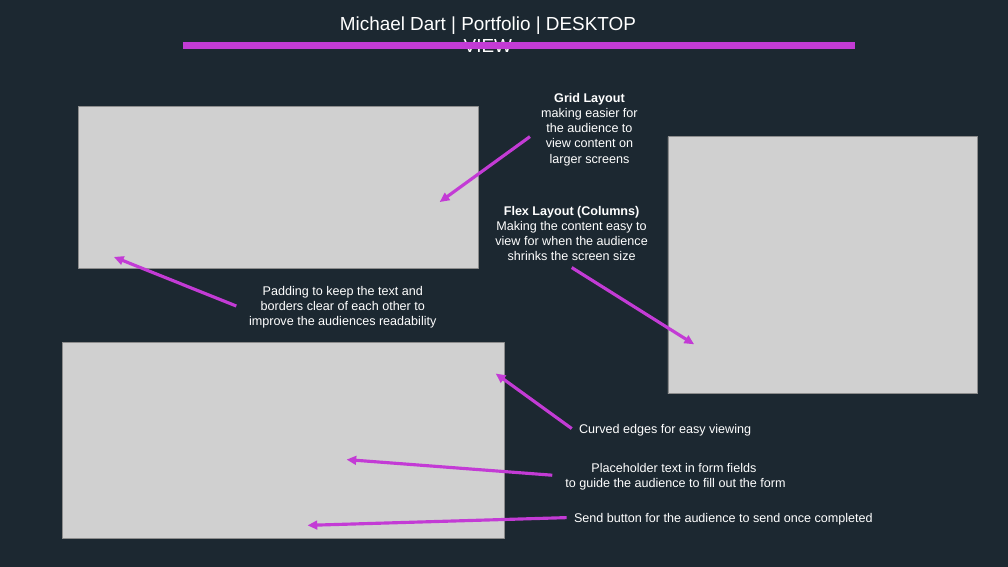
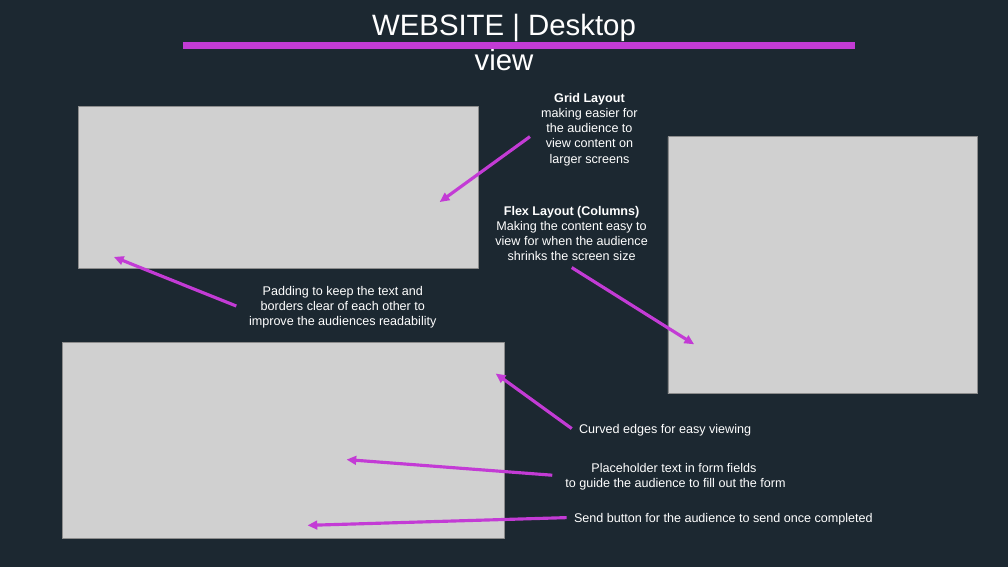
Before and after one commit to mdart86/Portfolio_Website, a slide deck: slide 10 of Michael-Dart_T1A2 Slidedeck.pptx (slide 9 before the commit). Drawn at 1008x567 pixels with LibreOffice and Linux fonts; fonts in the diff are those of the drawing; grey boxes stand for pictures. Boxes give left, top, right and bottom in pixels: in the first picture for what was removed or moved away, otherwise in the second. Text is boxed around its words. In the diff, an @@ line names an element or a change of style, - is before the commit and + after.

```diff
--- a/Michael-Dart_T1A2 Slidedeck.pptx
+++ b/Michael-Dart_T1A2 Slidedeck.pptx
@@ text at [372,13,636,71]: text changed; size 18 to 28 pt @@
-Michael Dart | Portfolio | DESKTOP VIEW
+WEBSITE | Desktop view
```
Also in this commit, not shown: 7 other slides changed, 1 slide added, 5 other files.
